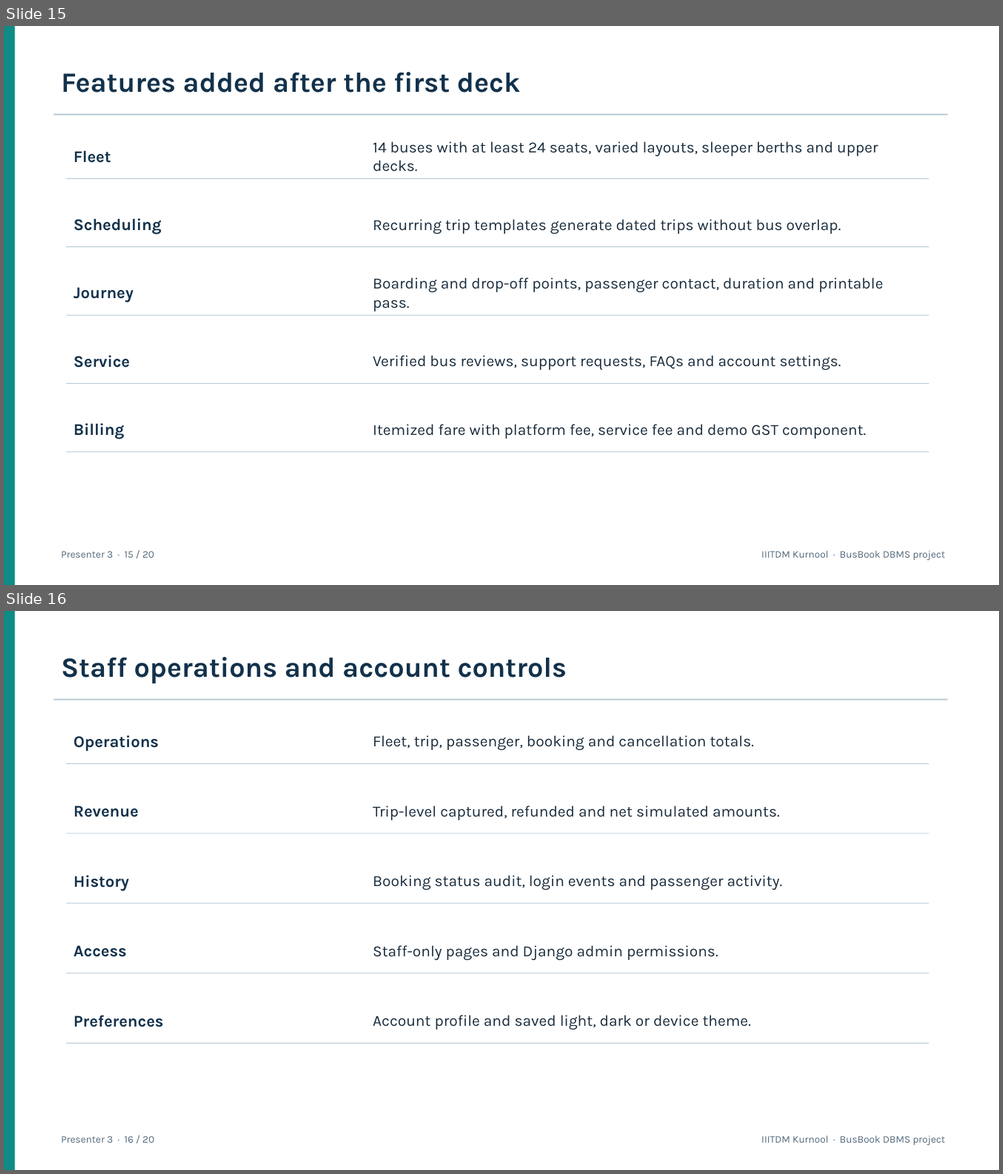
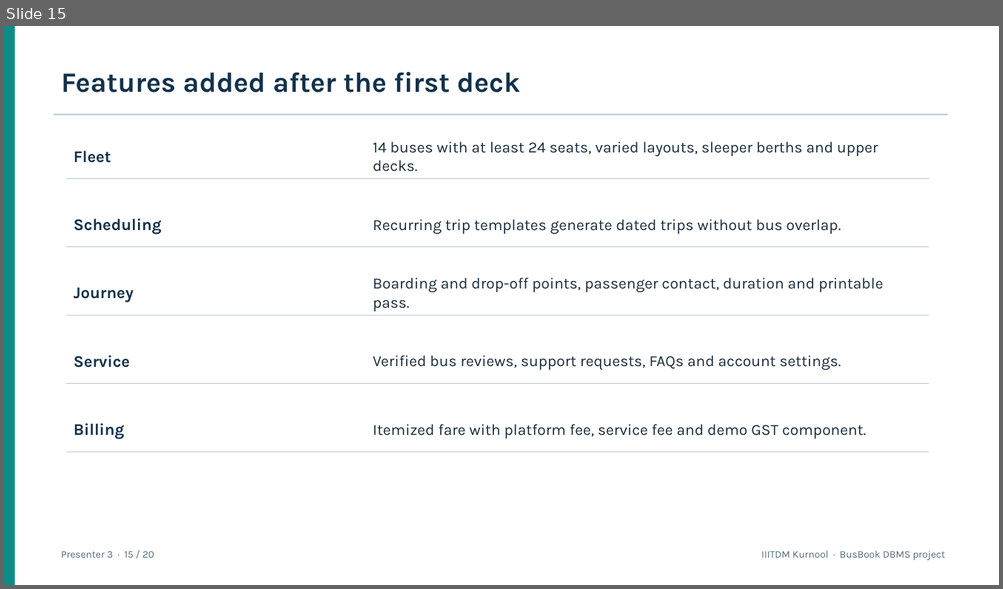
Before and after one commit to karthik-goud227/bus-ticket-booking-system, a slide deck: docs/BusBook_DBMS_Presentation_Updated.pptx. Shown one above the other, each under a label of ours: slides 15 and 16 before the commit, slide 15 after it. The pictures are 1003x1174 and 1003x589 pixels, drawn with LibreOffice and Linux fonts; fonts in the diff are those of the drawing. Boxes give left, top, right and bottom in pixels: in the first picture for what was removed or moved away, otherwise in the second. Text is boxed around its words. In the diff, an @@ line names an element or a change of style, - is before the commit and + after.

Commit message:
Expand course concepts in DBMS presentation

```diff
--- a/docs/BusBook_DBMS_Presentation_Updated.pptx
+++ b/docs/BusBook_DBMS_Presentation_Updated.pptx
@@ slide 16 removed at [4, 611, 999, 1170], background #FFFFFF @@
@@ rectangle removed at [4, 611, 15, 1170] @@
@@ text removed at [61, 657, 567, 684] @@
-Staff operations and account controls
@@ rectangle removed at [54, 699, 948, 701] @@
@@ text removed at [74, 735, 159, 752] @@
-Operations
@@ text removed at [373, 735, 754, 750] @@
-Fleet, trip, passenger, booking and cancellation totals.
@@ rectangle removed at [66, 763, 928, 764] @@
@@ text removed at [74, 806, 139, 817] @@
-Revenue
@@ text removed at [373, 806, 780, 820] @@
-Trip-level captured, refunded and net simulated amounts.
@@ rectangle removed at [66, 833, 928, 834] @@
@@ text removed at [74, 875, 129, 891] @@
-History
@@ text removed at [373, 875, 782, 890] @@
-Booking status audit, login events and passenger activity.
@@ rectangle removed at [66, 903, 928, 904] @@
@@ text removed at [74, 945, 127, 957] @@
-Access
@@ text removed at [373, 945, 718, 960] @@
-Staff-only pages and Django admin permissions.
@@ rectangle removed at [66, 973, 928, 974] @@
@@ text removed at [74, 1015, 164, 1028] @@
-Preferences
@@ text removed at [373, 1015, 751, 1030] @@
-Account profile and saved light, dark or device theme.
@@ rectangle removed at [66, 1043, 928, 1044] @@
@@ text removed at [61, 1136, 154, 1143] @@
-Presenter 3 · 16 / 20
@@ text removed at [761, 1136, 945, 1146] @@
-IIITDM Kurnool · BusBook DBMS project
```
Also in this commit, not shown: 2 slides changed, 2 slides added, 1 other slide removed.
